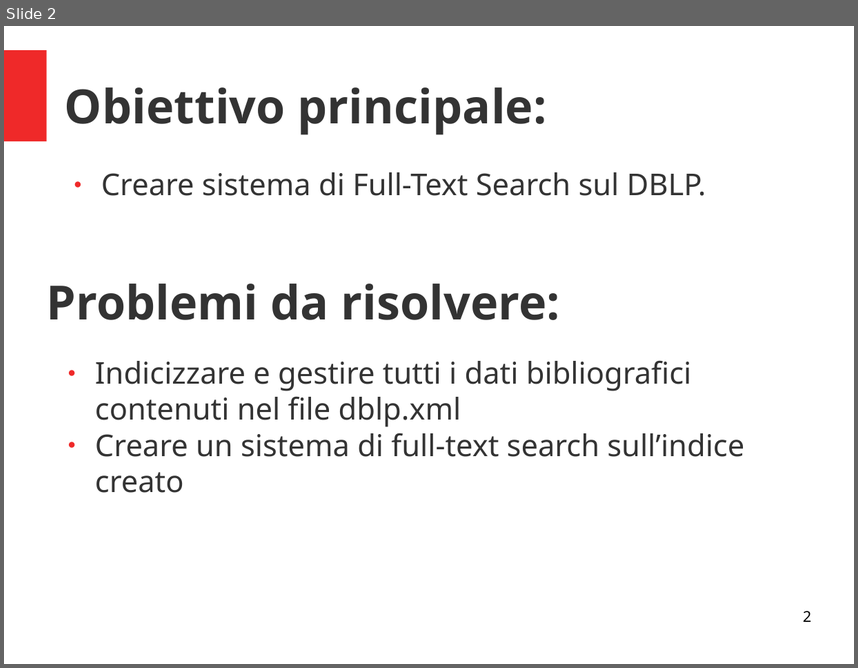
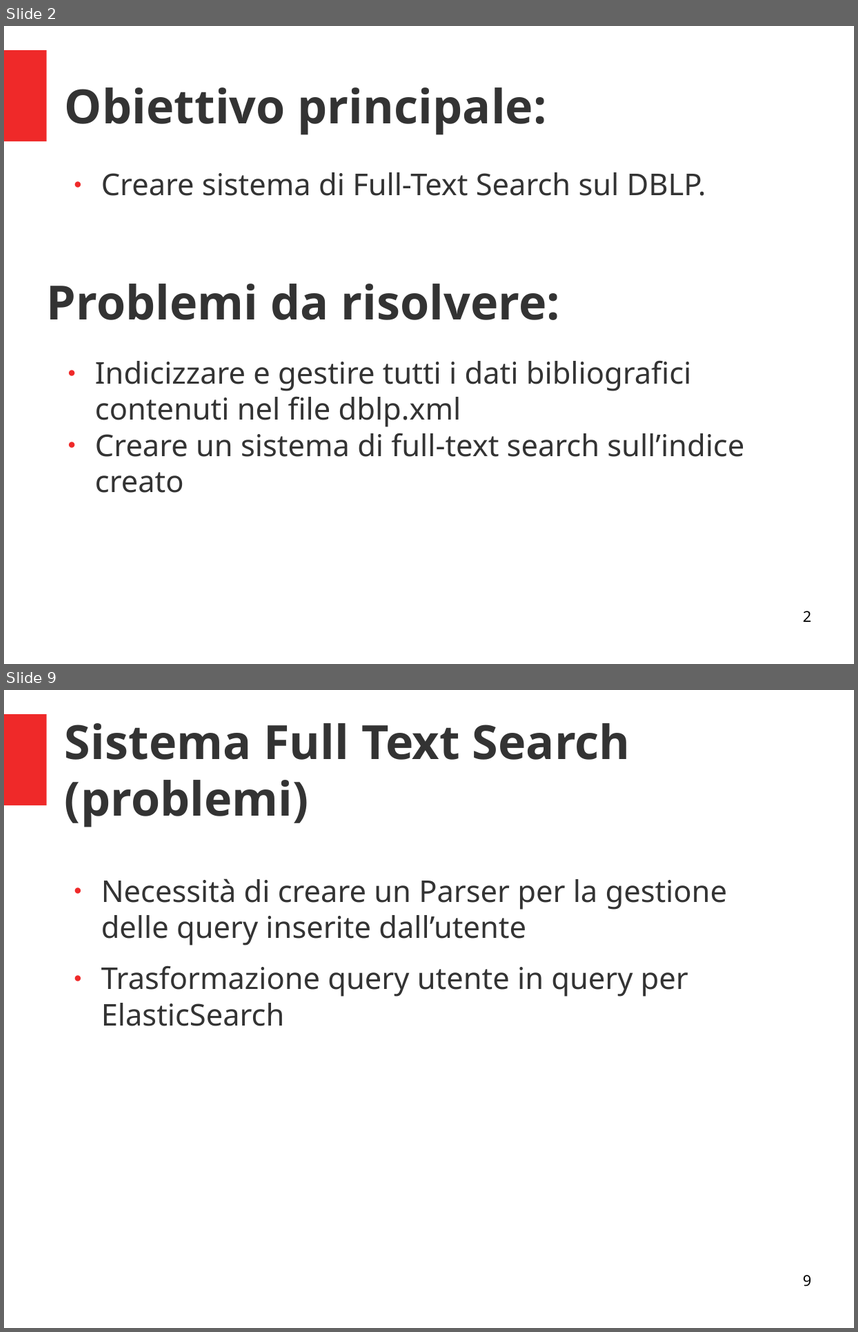
Before and after one commit to The-BFG/DBLP, a slide deck: PresentazioneProgetto.odp. Shown one above the other, each under a label of ours: slide 2 before the commit, slides 2 and 9 after it; the slides between them are not shown. The pictures are 858x668 and 858x1332 pixels, drawn with LibreOffice and Linux fonts; fonts in the diff are those of the drawing. Boxes give left, top, right and bottom in pixels: in the first picture for what was removed or moved away, otherwise in the second. Text is boxed around its words. In the diff, an @@ line names an element or a change of style, - is before the commit and + after.

```diff
--- a/PresentazioneProgetto.odp
+++ b/PresentazioneProgetto.odp
@@ slide 9 added at (4,690,854,1328), background #FFFFFF; not listed: 1 template element that a slide beside it also shows @@
@@ title added at (65,723,631,827), 44 pt, text #333333, bold @@
+Sistema Full Text Search
+(problemi)
@@ text added at (101,878,727,1026), 28 pt, text #333333 @@
+● Necessità di creare un Parser per la gestione delle query inserite dall’utente
+● Trasformazione query utente in query per ElasticSearch
@@ page number added at (803,1274,811,1286), 14 pt, text #000000 @@
+9
```
Also in this commit, not shown: 2 slides changed, 9 other slides added.
